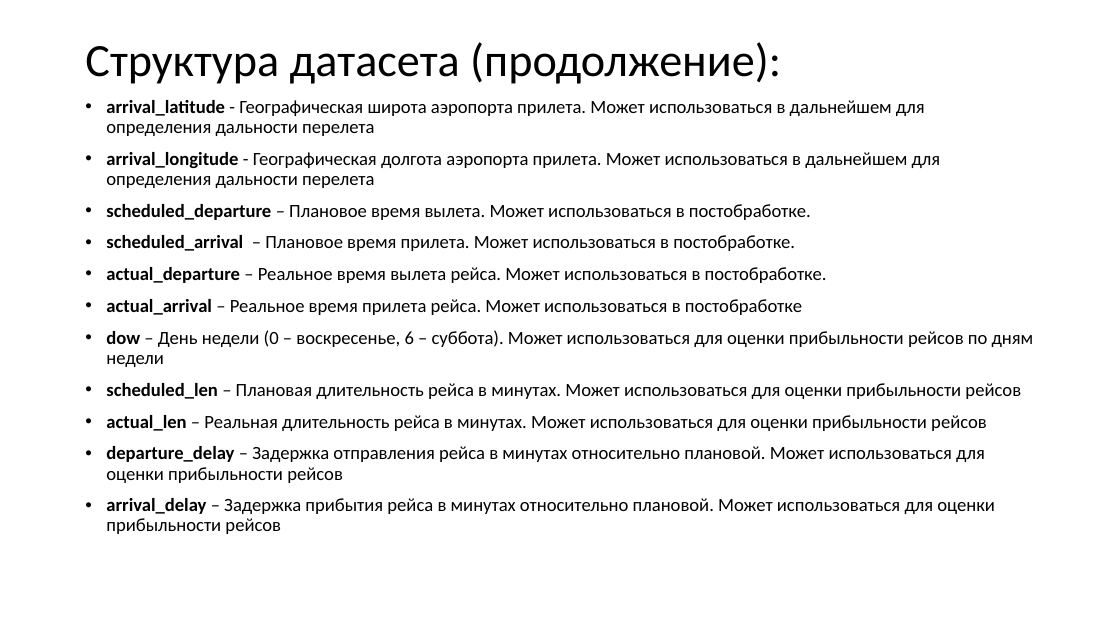
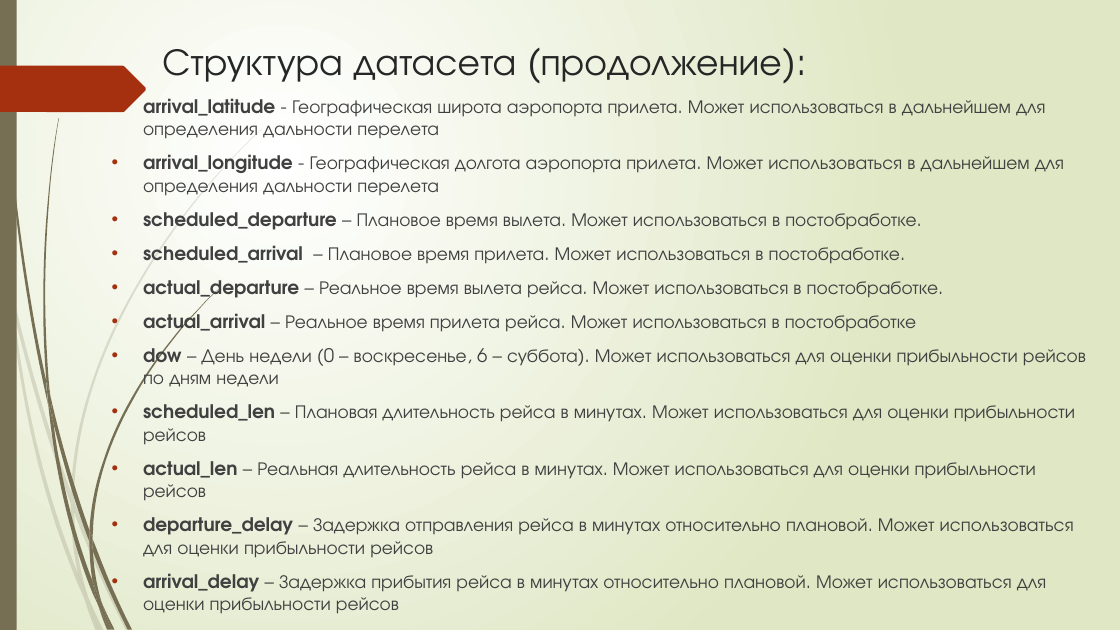
Before and after one commit to stselikov/skillfactory_rds, a slide deck: slide 3 of module_4/Project 4 Tselikov Sergey.pptx. Drawn at 1120x630 pixels with LibreOffice and Linux fonts; fonts in the diff are those of the drawing. Boxes give left, top, right and bottom in pixels: in the first picture for what was removed or moved away, otherwise in the second. Text is boxed around its words. In the diff, an @@ line names an element or a change of style, - is before the commit and + after.

Commit message:
Updated presentation files

```diff
--- a/module_4/Project 4 Tselikov Sergey.pptx
+++ b/module_4/Project 4 Tselikov Sergey.pptx
@@ background #FFFFFF to gradient #FFFFFF to #DFE8C4 @@
@@ rectangle added at (0,0,17,630), fill #766F54 @@
@@ title "Структура датасета (продолжение):": place and size @@
-title "Структура датасета (продолжение):" at (85,42,781,84)
+title "Структура датасета (продолжение):" at (162,49,782,82)
@@ title "Структура датасета (продолжение):" at (162,49,782,82): size 39.6 to 32.4 pt, font Calibri to TeX Gyre Adventor, text colour #000000 to #262626; line spacing 0.9 to 1; vertical alignment middle to top @@
@@ freeform shape added at (0,66,146,112), fill #A53010 @@
@@ text "arrival_latitude - Географическая широта аэропорта ...": place and size @@
-text "arrival_latitude - Географическая широта аэропорта ..." at (106,100,1034,534)
+text "arrival_latitude - Географическая широта аэропорта ..." at (143,98,1086,592)
@@ text "arrival_latitude - Географическая широта аэропорта ..." at (143,98,1086,592): font Calibri to TeX Gyre Adventor, text colour #000000 to #404040; indent changed; line spacing 0.9 to 1 @@
@@ group added at (0,129,262,630): 10 freeform shapes @@
@@ group added at (3,0,218,630): 12 freeform shapes @@
```
Also in this commit, not shown: 5 other slides changed, 2 slides added, 1 other file.
